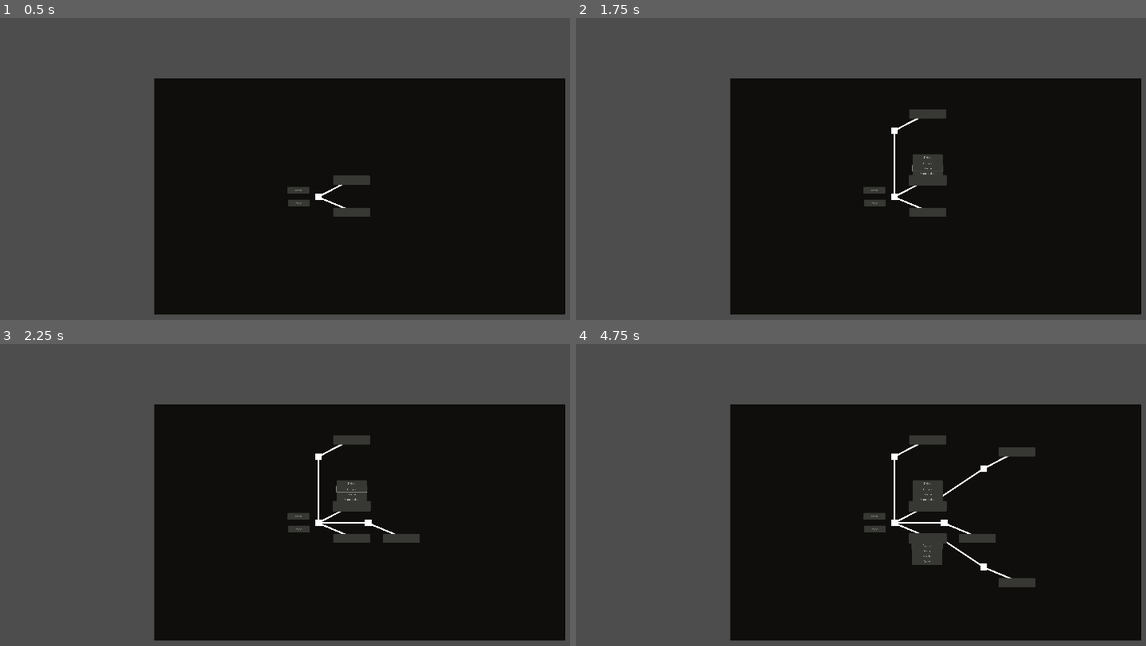
Above: before the commit, frames 1-4 (two rows, left to right).
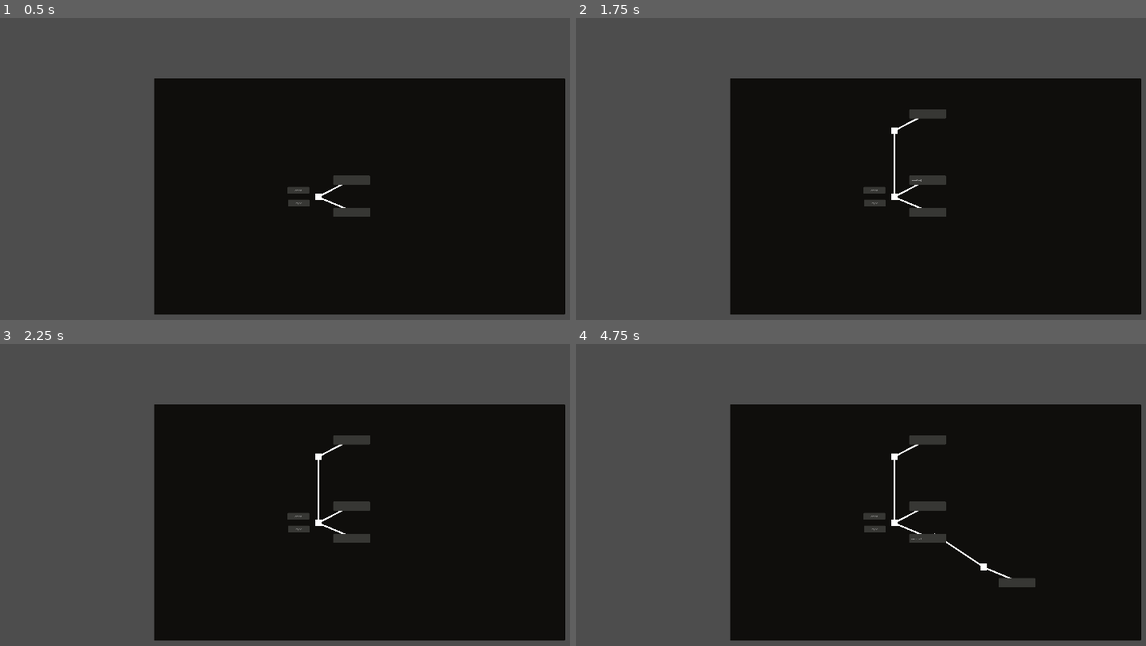
Above: after the commit, the same moments.

Repository: eqgy/understandingtree
Game: Godot game, scene res://understanding tree.tscn
The game is run twice, just before and just after one commit, with the same random seed, the same clock (stepped at 60 frames per second) and the same inputs.
Inputs (mouse positions are in pixels of both pictures, inside the frame that each line leads up to):
- Up to frame 1 (0.5 s): no input
- Up to frame 2 (1.75 s): click (929, 181) at 0.5 s; click "Diverge" at 1.25 s
- Up to frame 3 (2.25 s): click (353, 488) at 2 s, where only the run before the commit has a clickable "Counter"
- Up to frame 4 (4.75 s): click (929, 498) at 2.75 s, where only the run before the commit has a clickable "Expand Idea"; click (929, 537) at 3.52 s; click "Expand" at 4.25 s

Frame 1 is identical in both runs. In frame 2, 0.4% of the frame differs, in the area x 58-66%, y 45-56%; in frame 3, 0.7%; in frame 4, 1.4%, in the area x 56-81%, y 34-74%.
Error before the commit: Parse Error: Expected closing ")" after function parameters. (res://leaf.gd:17)

Commit message:
Line edit bug is fixed

Diff:
--- a/application iterations/iteration 1/a_node.gd
+++ b/application iterations/iteration 1/a_node.gd
@@ -223,6 +223,7 @@
 
 func _on_solution_delete_pressed():
 	parent = get_parent()
+	var line_edit
 	if type == 0:
 		print("this is the base node. You cannot delete it.")
 		return
@@ -231,16 +232,23 @@
 		parent.solutions -=1
 	elif type ==3  || type == 4:
 		parent.solution_diverges -=1
+	elif type ==5:
+		parent.has_counterarg = false;
 	for child in $solution.get_children():
-		child.queue_free()
+		if (child.get_class() == "LineEdit"):
+			line_edit = child
+		else:
+			child.queue_free()
 	if $solution.visible:
 		$solution.visible = false
 	if $problem.visible == false:
+		line_edit.queue_free()
 		queue_free()
 
 
 func _on_problem_delete_pressed() -> void:
 	parent = get_parent()
+	var line_edit
 	if type == 0:
 		print("this is the base node. You cannot delete it.")
 		return
@@ -252,10 +260,14 @@
 	elif type ==5:
 		parent.has_counterarg = false;
 	for child in $problem.get_children():
-		child.queue_free()
+		if (child.get_class() == "LineEdit"):
+			line_edit = child
+		else:
+			child.queue_free()
 	if $problem.visible:
 		$problem.visible = false
 	if $solution.visible == false:
+		line_edit.queue_free()
 		queue_free()
 
 func export()-> String:
--- a/application iterations/iteration 1/leaf.gd
+++ b/application iterations/iteration 1/leaf.gd
@@ -14,7 +14,7 @@
 			button_pressed = false
 
 # Called every frame. 'delta' is the elapsed time since the previous frame.
-func _process(delta*10):
+func _process(delta):
 	if button_pressed == true:
 		text_retainer = text
 		text = ""
